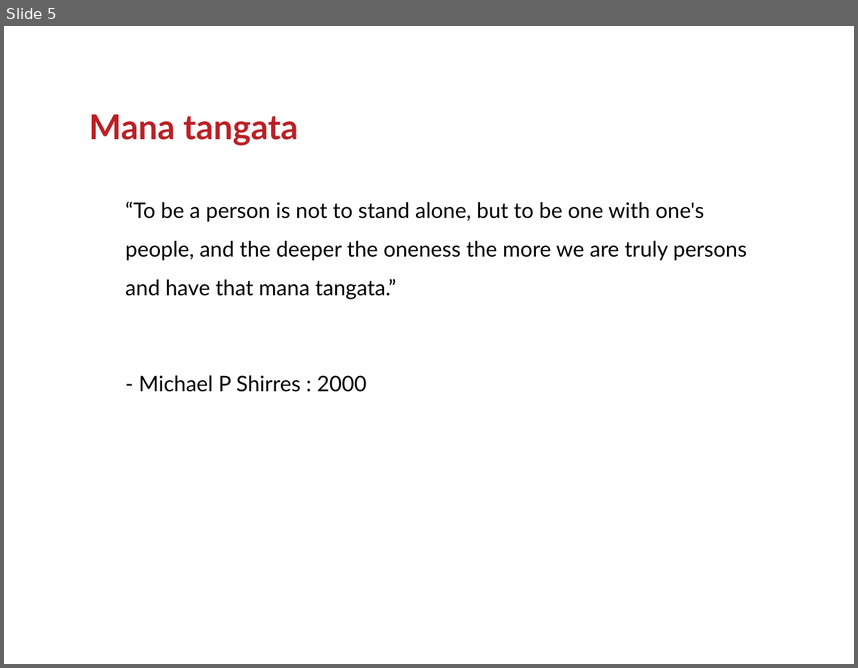
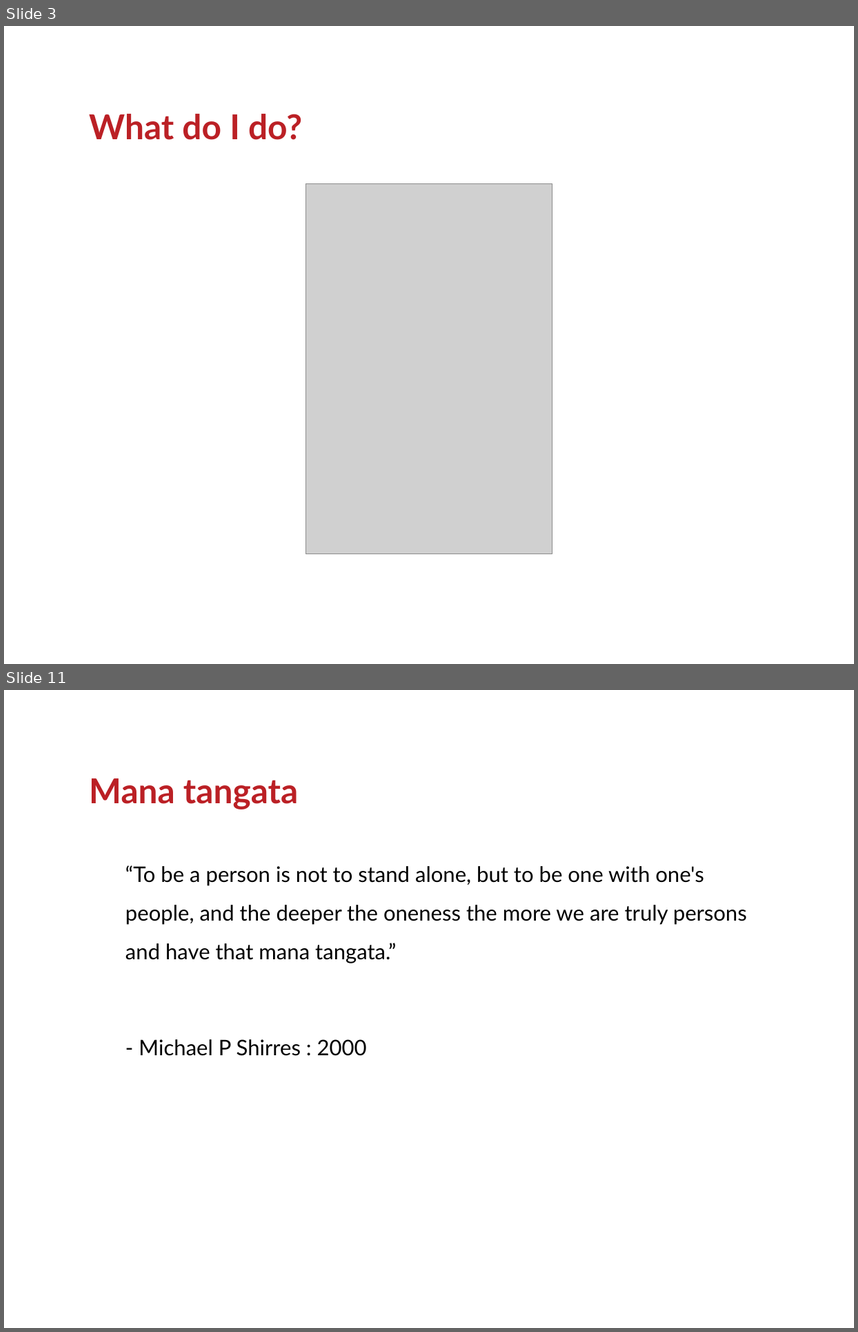
Before and after one commit to ranginui/presentation, a slide deck: digital_nati/floss.odp. Shown one above the other, each under a label of ours: slide 5 before the commit, slides 3 and 11 after it; the slides between them are not shown. The pictures are 858x668 and 858x1332 pixels, drawn with LibreOffice and Linux fonts; fonts in the diff are those of the drawing; grey boxes stand for pictures; background and template pictures are left out. Boxes give left, top, right and bottom in pixels: in the first picture for what was removed or moved away, otherwise in the second. Text is boxed around its words. In the diff, an @@ line names an element or a change of style, - is before the commit and + after.

```diff
--- a/digital_nati/floss.odp
+++ b/digital_nati/floss.odp
@@ slide 3 added at [4, 26, 854, 664], background #FFFFFF @@
@@ title added at [89, 114, 302, 140], 32 pt, text #BB2025, bold @@
+What do I do?
@@ picture added at [306, 184, 553, 555] @@
@@ what was slide 5 is now slide 11 @@
```
Also in this commit, not shown: 3 slides changed, 7 other slides added, 1 slide removed.
